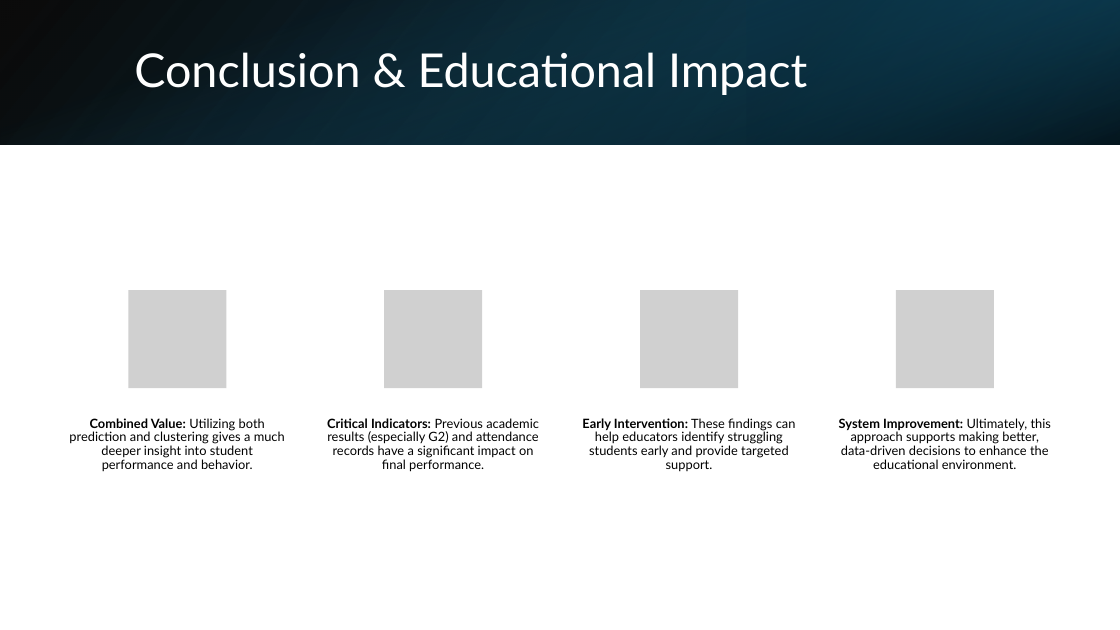
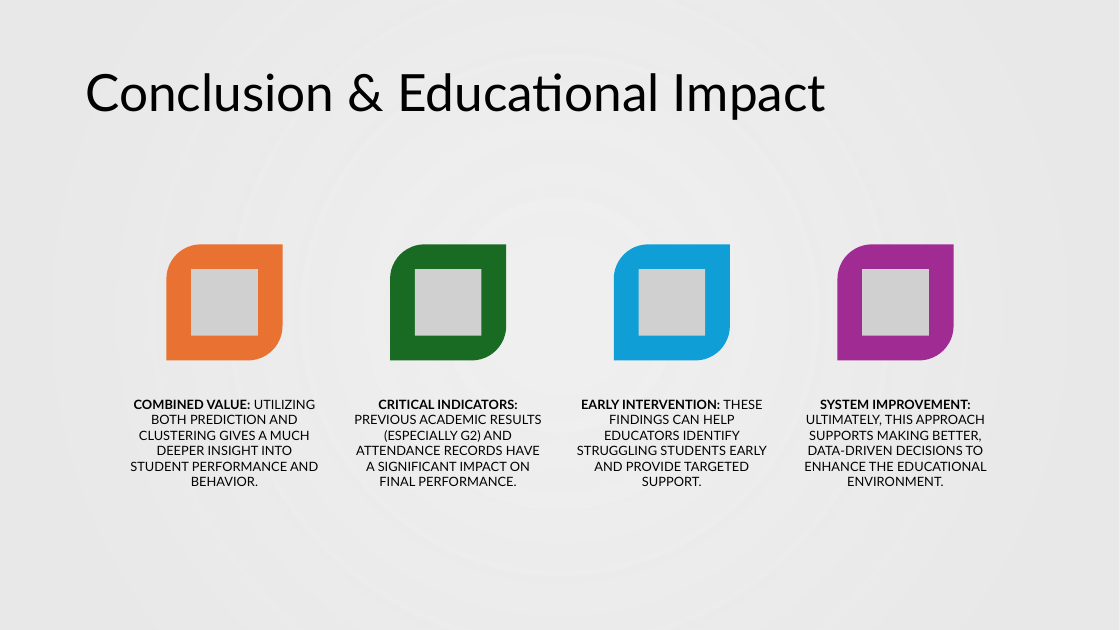
Before and after one commit to DanukaDilshann/Data-Mining, a slide deck: slide 9 of Intelligent Student Performance Analytics.pptx. Drawn at 1120x630 pixels with LibreOffice and Linux fonts; fonts in the diff are those of the drawing; grey boxes stand for pictures; background and template pictures are left out. Boxes give left, top, right and bottom in pixels: in the first picture for what was removed or moved away, otherwise in the second. Text is boxed around its words. In the diff, an @@ line names an element or a change of style, - is before the commit and + after.

```diff
--- a/Intelligent Student Performance Analytics.pptx
+++ b/Intelligent Student Performance Analytics.pptx
@@ rectangle removed at (0,0,1120,145) @@
@@ rectangle removed at (0,0,1120,145) @@
@@ rectangle added at (0,0,1120,630), fill gradient #E8E8E8 @@
@@ rectangle removed at (747,0,1120,145) @@
@@ title "Conclusion & Educational Impact": place and size @@
-title "Conclusion & Educational Impact" at (134,52,807,95)
+title "Conclusion & Educational Impact" at (85,73,826,120)
@@ title "Conclusion & Educational Impact" at (85,73,826,120): size 40 to 44 pt, text colour #FFFFFF to #000000 @@
@@ group added at (166,245,954,360): 4 round diag rects, 4 pictures @@
@@ group removed at (129,290,995,388): 4 pictures @@
@@ text at (130,399,318,486): text changed @@
-Combined Value: Utilizing both prediction and clustering gives a much deeper insight into student performance and behavior.
+COMBINED VALUE: UTILIZING BOTH PREDICTION AND CLUSTERING GIVES A MUCH DEEPER INSIGHT INTO STUDENT PERFORMANCE AND BEHAVIOR.
@@ text at (354,399,542,486): text changed @@
-Critical Indicators: Previous academic results (especially G2) and attendance records have a significant impact on final performance.
+CRITICAL INDICATORS: PREVIOUS ACADEMIC RESULTS (ESPECIALLY G2) AND ATTENDANCE RECORDS HAVE A SIGNIFICANT IMPACT ON FINAL PERFORMANCE.
@@ text at (577,399,767,486): text changed @@
-Early Intervention: These findings can help educators identify struggling students early and provide targeted support.
+EARLY INTERVENTION: THESE FINDINGS CAN HELP EDUCATORS IDENTIFY STRUGGLING STUDENTS EARLY AND PROVIDE TARGETED SUPPORT.
@@ text at (804,399,987,486): text changed @@
-System Improvement: Ultimately, this approach supports making better, data-driven decisions to enhance the educational environment.
+SYSTEM IMPROVEMENT: ULTIMATELY, THIS APPROACH SUPPORTS MAKING BETTER, DATA-DRIVEN DECISIONS TO ENHANCE THE EDUCATIONAL ENVIRONMENT.
```
Also in this commit, not shown: 7 other slides changed.
